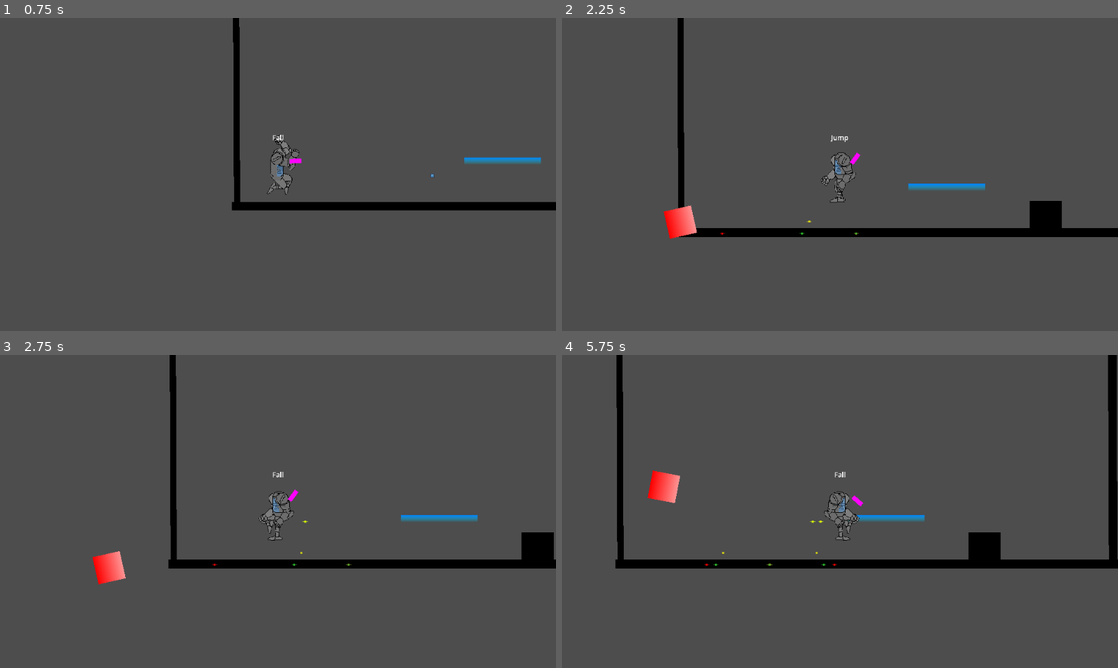
Above: before the commit, frames 1-4 (two rows, left to right).
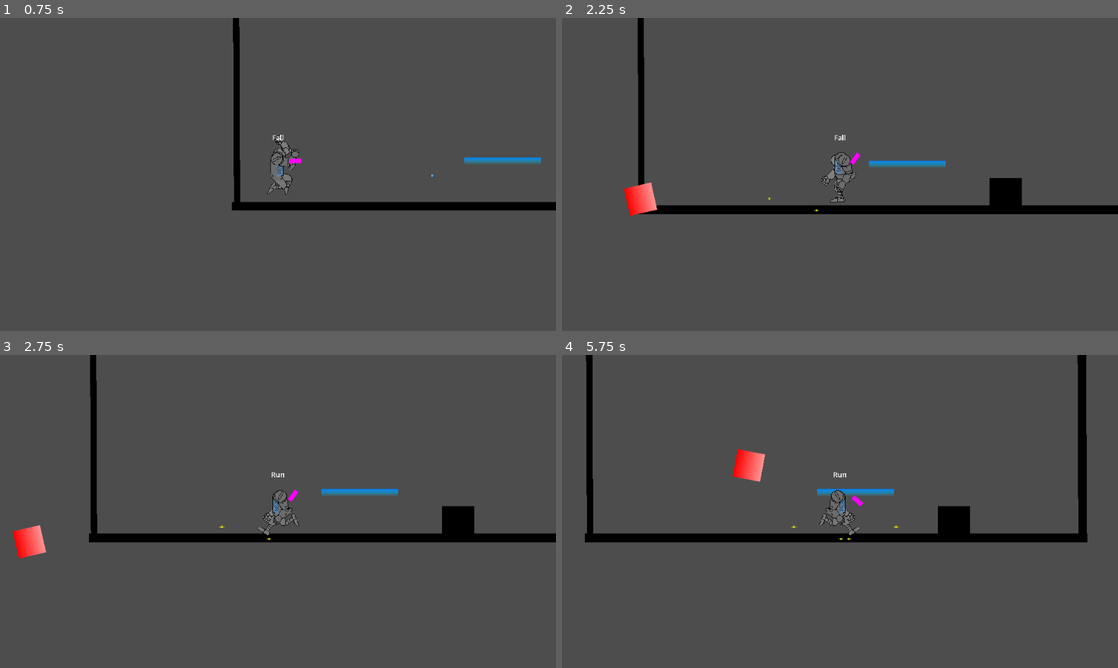
Above: after the commit, the same moments.

Repository: wjriordan3/Metroidvania32
Game: Godot game, scene res://Playground.tscn
The game is run twice, just before and just after one commit, with the same random seed, the same clock (stepped at 60 frames per second) and the same inputs. The engine's default icon, where the game draws it, is replaced by a stand-in: a white triangle on a blue panel in a dark square.
Inputs (mouse positions are in pixels of both pictures, inside the frame that each line leads up to):
- Up to frame 1 (0.75 s): move the mouse to (400, 158) at 0.52 s; hold D (right) from 0.53 s (still down); hold Space (jump) from 0.53 s (still down)
- Up to frame 2 (2.25 s): move the mouse to (728, 190) at 1.27 s; release Space (jump) at 1.28 s; click (728, 190) at 1.35 s; tap Space (jump) at 1.52, 1.55, 1.82 s; move the mouse to (895, 105) at 2.02 s; release D (right) at 2.03 s; hold A (left) from 2.03 s (still down); hold Space (jump) from 2.03 s (still down)
- Up to frame 3 (2.75 s): keep holding A (left); keep holding Space (jump)
- Up to frame 4 (5.75 s): move the mouse to (812, 574) at 2.77 s; release A (left) at 2.78 s; release Space (jump) at 2.78 s; hold D (right) 2.78-4.28 s; click (812, 574) at 2.85 s; tap Space (jump) at 3.02, 3.05, 3.32, 4.52, 4.55, 4.82 s; move the mouse to (1006, 558) at 3.52 s; hold Space (jump) 3.53-4.28 s; move the mouse to (673, 464) at 4.27 s; hold A (left) 4.28-5.03 s; click (673, 464) at 4.35 s; move the mouse to (867, 511) at 5.02 s; hold D (right) from 5.03 s (still down); hold Space (jump) from 5.03 s (still down)

Frame 1 is identical in both runs. In frame 2, 8.1% of the frame differs, in the area x 11-100%, y 0-71%; in frame 3, 8.4%; in frame 4, 11%, in the area x 4-100%, y 0-69%.

Commit message:
Jump Buffer Fix
- Fixed timing issue for jump buffering

Diff:
--- a/Metroidvania32/player/states/fall.gd
+++ b/Metroidvania32/player/states/fall.gd
@@ -33,6 +33,7 @@
 # What happens when we exit this state?
 func exit() -> void:
 	player.gravity_multiplier = 1.0
+	buffer_timer = 0
 	pass
 
 func handle_input( _event : InputEvent ) -> PlayerState:
@@ -53,7 +54,7 @@
 
 func physics_process( _delta: float ) -> PlayerState:
 	if player.is_on_floor():
-		player.add_debug_indicator( )
+		#player.add_debug_indicator( )
 		if buffer_timer > 0:
 			return jump
 		return idle
--- a/Metroidvania32/player/states/jump.gd
+++ b/Metroidvania32/player/states/jump.gd
@@ -7,7 +7,6 @@
 
 # What happens when we enter this state?
 func enter() -> void:
-	player.add_debug_indicator( Color.LIME_GREEN )
 	# Play animation here
 	player.mech_animate_play(
 		"PlayerAnims/standard_jump_core",
@@ -17,9 +16,19 @@
 		"PlayerAnims/standard_jump_rightleg"
 	)
 	player.mech_animate_pause()
+	#player.add_debug_indicator( Color.LIME_GREEN )
+	player.velocity.y = -jump_velocity
 
 
-	player.velocity.y = -jump_velocity
+	# CHeck if this is a buffer jump
+	# If it is, handle jump button release condition retroactively
+	if player.previous_state == fall and not Input.is_action_pressed( "jump" ):
+		await get_tree().physics_frame
+		player.velocity.y *= 0.5
+		player.change_state( fall )
+		pass
+
+
 	pass
 
 # What happens when we exit this state?
